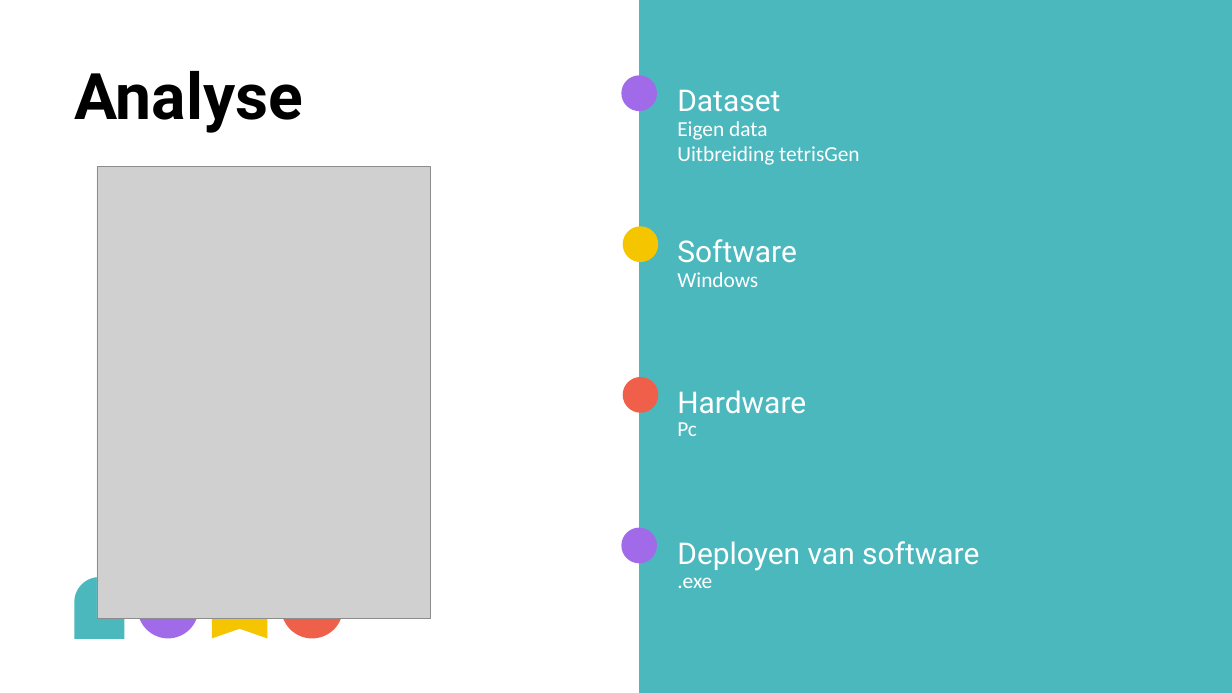
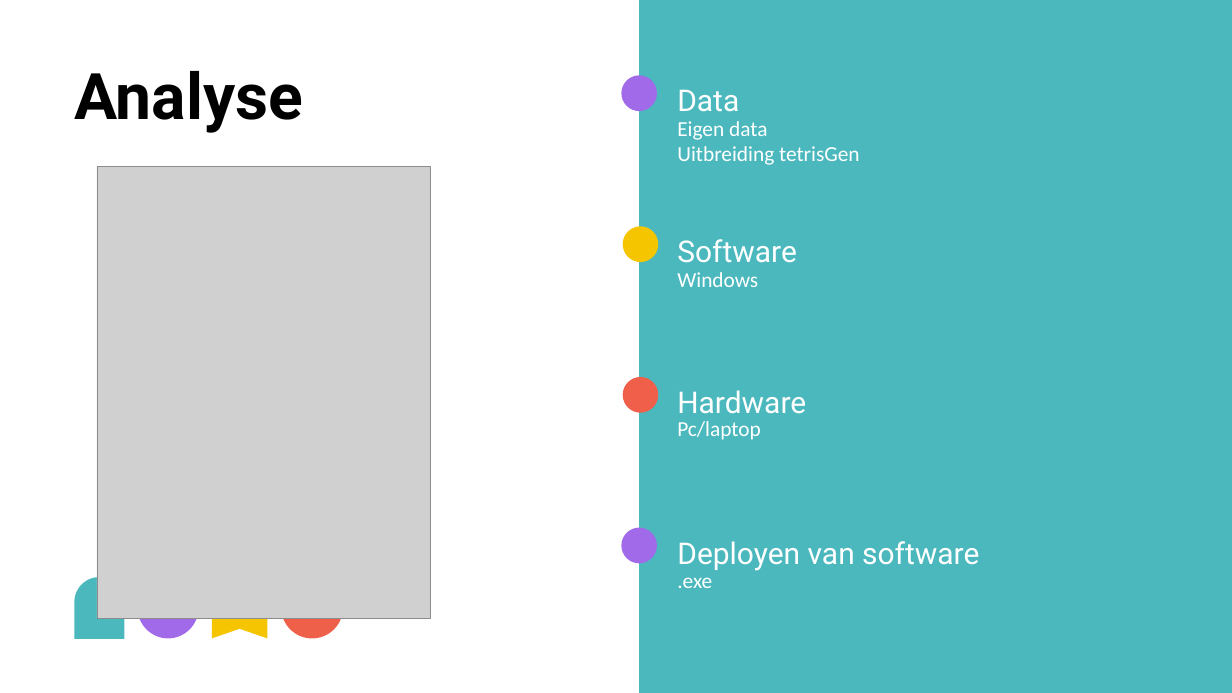
Before and after one commit to estebandesmedt/Tetris-AI, a slide deck: slide 6 of Presentatie/Tetris Presentatie.pptx. Drawn at 1232x693 pixels with LibreOffice and Linux fonts; fonts in the diff are those of the drawing; grey boxes stand for pictures. Boxes give left, top, right and bottom in pixels: in the first picture for what was removed or moved away, otherwise in the second. Text is boxed around its words. In the diff, an @@ line names an element or a change of style, - is before the commit and + after.

```diff
--- a/Presentatie/Tetris Presentatie.pptx
+++ b/Presentatie/Tetris Presentatie.pptx
@@ text at [677,89,739,112]: text changed @@
-Dataset
+Data
@@ text at [677,421,761,440]: text changed @@
-Pc
+Pc/laptop
```
Also in this commit, not shown: 4 other slides changed, 1 slide added, 2 slides removed, 3 other files.
